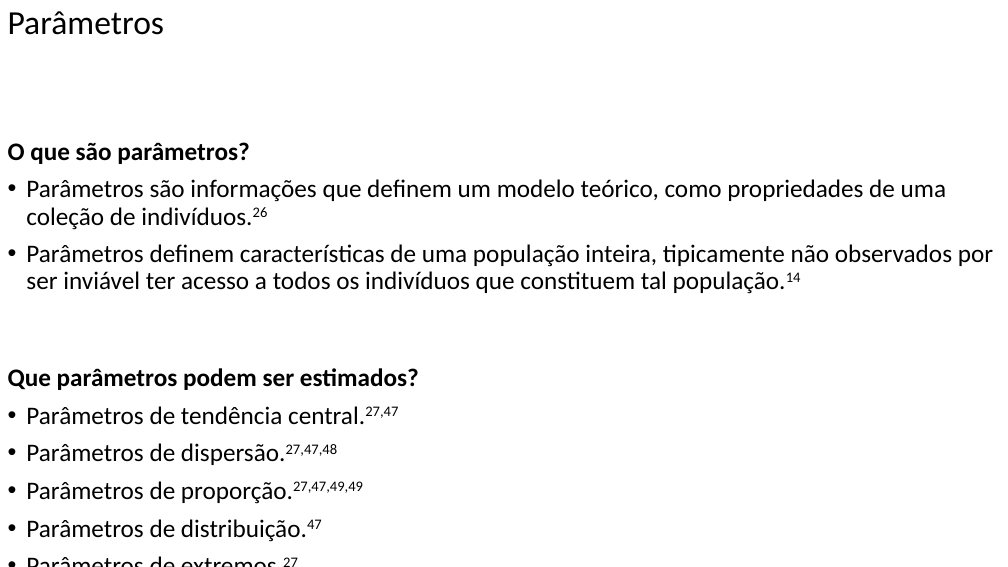
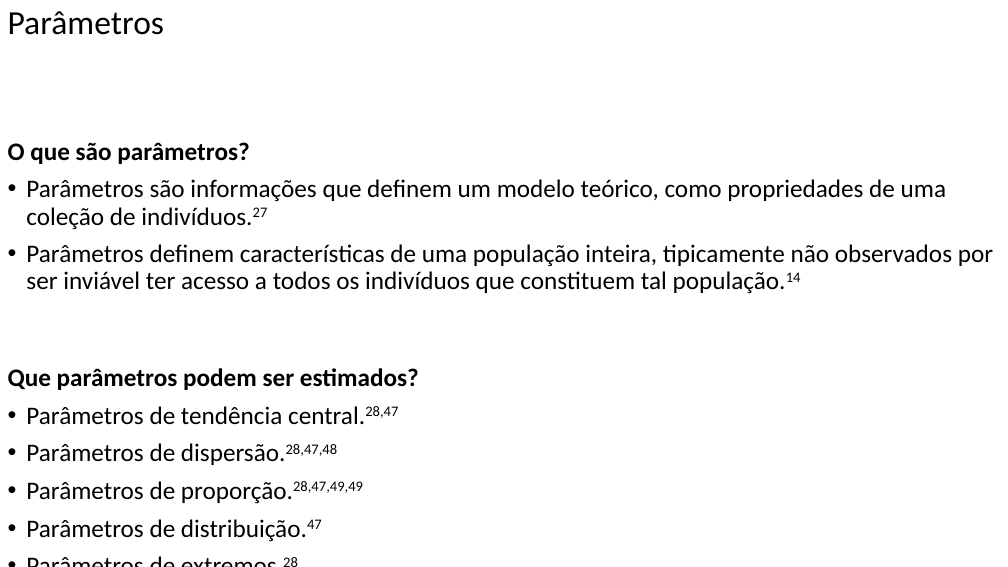
Before and after one commit to FerreiraAS/Ciencia-com-R, a slide deck: slide 47 of docs/Ciencia-com-R.pptx. Drawn at 1008x567 pixels with LibreOffice and Linux fonts; fonts in the diff are those of the drawing. Boxes give left, top, right and bottom in pixels: in the first picture for what was removed or moved away, otherwise in the second. Text is boxed around its words. In the diff, an @@ line names an element or a change of style, - is before the commit and + after.

```diff
--- a/docs/Ciencia-com-R.pptx
+++ b/docs/Ciencia-com-R.pptx
@@ text at bbox=[8, 142, 993, 542]: text changed @@
-• Parâmetros de extremos.27
+• Parâmetros de extremos.28
@@ text at bbox=[26, 179, 946, 230]: text changed @@
-• Parâmetros são informações que definem um modelo teórico, como propriedades de uma coleção de indivíduos.26
+• Parâmetros são informações que definem um modelo teórico, como propriedades de uma coleção de indivíduos.27
@@ text at bbox=[26, 406, 398, 504]: text changed @@
-• Parâmetros de tendência central.27,47
-• Parâmetros de dispersão.27,47,48
-• Parâmetros de proporção.27,47,49,49
+• Parâmetros de tendência central.28,47
+• Parâmetros de dispersão.28,47,48
+• Parâmetros de proporção.28,47,49,49
```
Also in this commit, not shown: 11 other slides changed, 18 other files.
